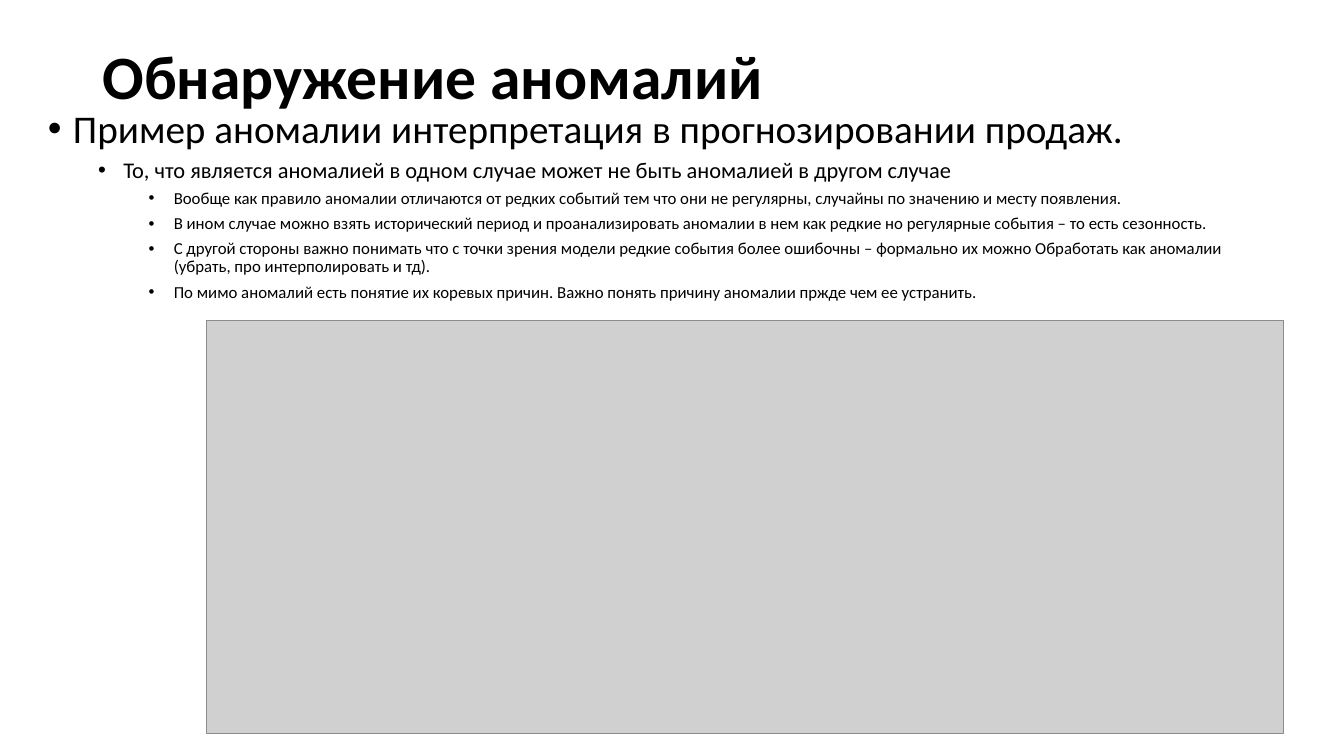
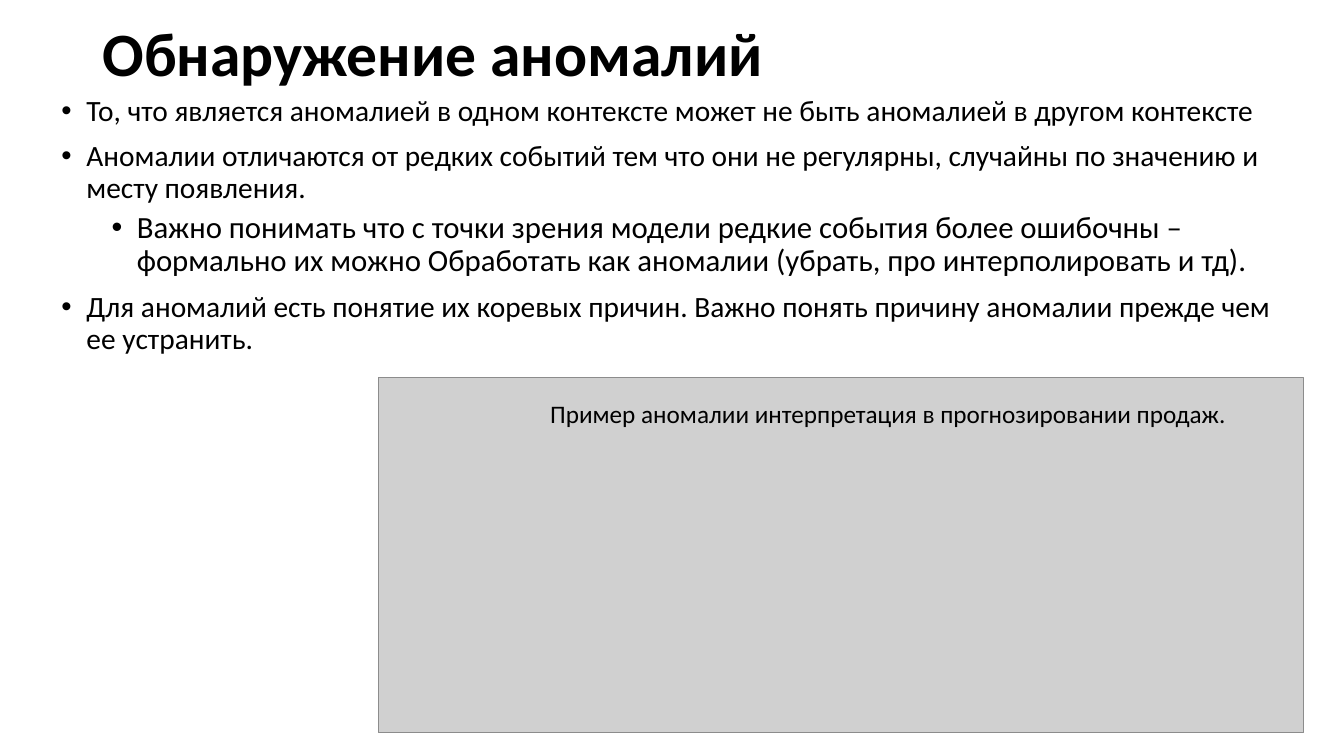
Before and after one commit to MVRonkin/TimeSeriesCourse, a slide deck: slide 9 of 2025/LEC/06-2 Обнаружение аномалий.pptx (slide 5 before the commit). Drawn at 1344x756 pixels with LibreOffice and Linux fonts; fonts in the diff are those of the drawing; grey boxes stand for pictures. Boxes give left, top, right and bottom in pixels: in the first picture for what was removed or moved away, otherwise in the second. Text is boxed around its words. In the diff, an @@ line names an element or a change of style, - is before the commit and + after.

```diff
--- a/2025/LEC/06-2 Обнаружение аномалий.pptx
+++ b/2025/LEC/06-2 Обнаружение аномалий.pptx
@@ title "Обнаружение аномалий": place and size @@
-title "Обнаружение аномалий" at (102,56,763,109)
+title "Обнаружение аномалий" at (102,33,763,86)
@@ text at (86,101,1270,354): text changed; size 12 to 21 pt @@
-• Пример аномалии интерпретация в прогнозировании продаж.
-  • То, что является аномалией в одном случае может не быть аномалией в другом случае
-    • Вообще как правило аномалии отличаются от редких событий тем что они не регулярны, случайны по значению и месту появления.
-    • В ином случае можно взять исторический период и проанализировать аномалии в нем как редкие но регулярные события – то есть сезонность.
-    • С другой стороны важно понимать что с точки зрения модели редкие события более ошибочны – формально их можно Обработать как аномалии (убрать, про интерполировать и тд).
-    • По мимо аномалий есть понятие их коревых причин. Важно понять причину аномалии пржде чем ее устранить.
+• То, что является аномалией в одном контексте может не быть аномалией в другом контексте
+• Аномалии отличаются от редких событий тем что они не регулярны, случайны по значению и месту появления.
+  • Важно понимать что с точки зрения модели редкие события более ошибочны – формально их можно Обработать как аномалии (убрать, про интерполировать и тд).
+• Для аномалий есть понятие их коревых причин. Важно понять причину аномалии прежде чем ее устранить.
@@ picture: place and size @@
-picture at (207,321,1285,734)
+picture at (378,378,1305,733)
@@ text added at (550,407,1226,427), 18 pt, text #000000 @@
+Пример аномалии интерпретация в прогнозировании продаж.
```
Also in this commit, not shown: 11 other slides changed, 3 slides added.
